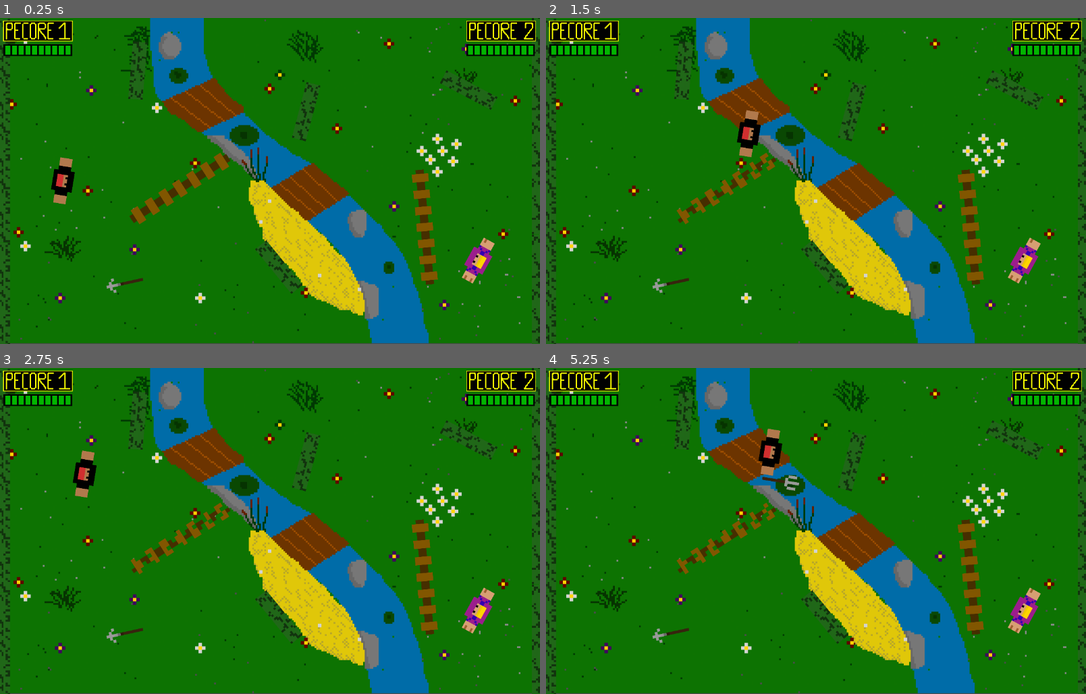
Above: before the commit, frames 1-4 (two rows, left to right).
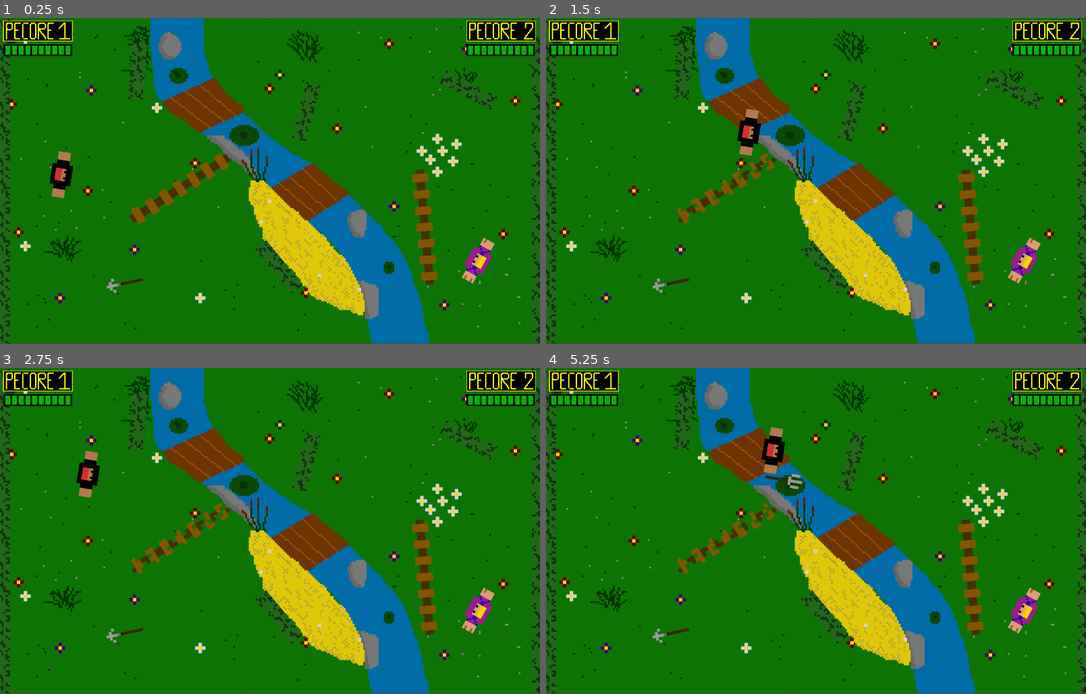
Above: after the commit, the same moments.

Repository: GuenotF/Proto_Pecore_Fight
Game: Godot game, scene res://_Scenes/Map.tscn
Same seed, same stepped clock (60 frames per second), same inputs: the game is played once before the commit and once after it. Sound files missing from this copy of the repository are replaced by a short silence.
Inputs (mouse positions are in pixels of both pictures, inside the frame that each line leads up to):
- Up to frame 1 (0.25 s): no input
- Up to frame 2 (1.5 s): tap Enter at 0.5 s; move the mouse to (934, 164) at 0.52 s; hold D (move_right) from 0.53 s (still down); click (934, 164) at 0.6 s; tap Space (ui_select) at 0.77 s; move the mouse to (708, 197) at 1.27 s; click (708, 197) at 1.35 s
- Up to frame 3 (2.75 s): tap Space (ui_select) at 1.52 s; move the mouse to (324, 459) at 2.02 s; release D (move_right) at 2.03 s; hold Q (move_left) from 2.03 s (still down); click (324, 459) at 2.1 s
- Up to frame 4 (5.25 s): move the mouse to (789, 596) at 2.77 s; release Q (move_left) at 2.78 s; hold D (move_right) 2.78-4.28 s; click (789, 596) at 2.85 s; tap Space (ui_select) at 3.02, 3.77, 4.52 s; move the mouse to (978, 579) at 3.52 s; click (978, 579) at 3.6 s; move the mouse to (654, 482) at 4.27 s; hold Q (move_left) 4.28-5.03 s; click (654, 482) at 4.35 s; move the mouse to (843, 531) at 5.02 s; hold D (move_right) from 5.03 s (still down); click (843, 531) at 5.1 s

The runs differ from the first frame. In frame 1, 0.4% of the frame differs, in the area x 9-14%, y 40-58%; in frame 2, 0.1%; in frame 3, 0.3%; in frame 4, 0.5%, in the area x 39-48%, y 18-38%.

Commit message:
Test SSH key

Diff:
--- a/_Scenes/Map.tscn
+++ b/_Scenes/Map.tscn
@@ -76,7 +76,7 @@
 polygon = PoolVector2Array( 5.12366, -6.22839, 16.7155, -50.4148, 31.0363, -94.8323, 51.653, -135.734, 64.9584, -147.04 …(234 unchanged characters)…
 
 [node name="Player1" parent="." instance=ExtResource( 1 )]
-position = Vector2( 146.211, 371.877 )
+position = Vector2( 142.647, 357.623 )
 rotation = 0.160326
 scale = Vector2( 0.6, 0.6 )
 z_index = 1
